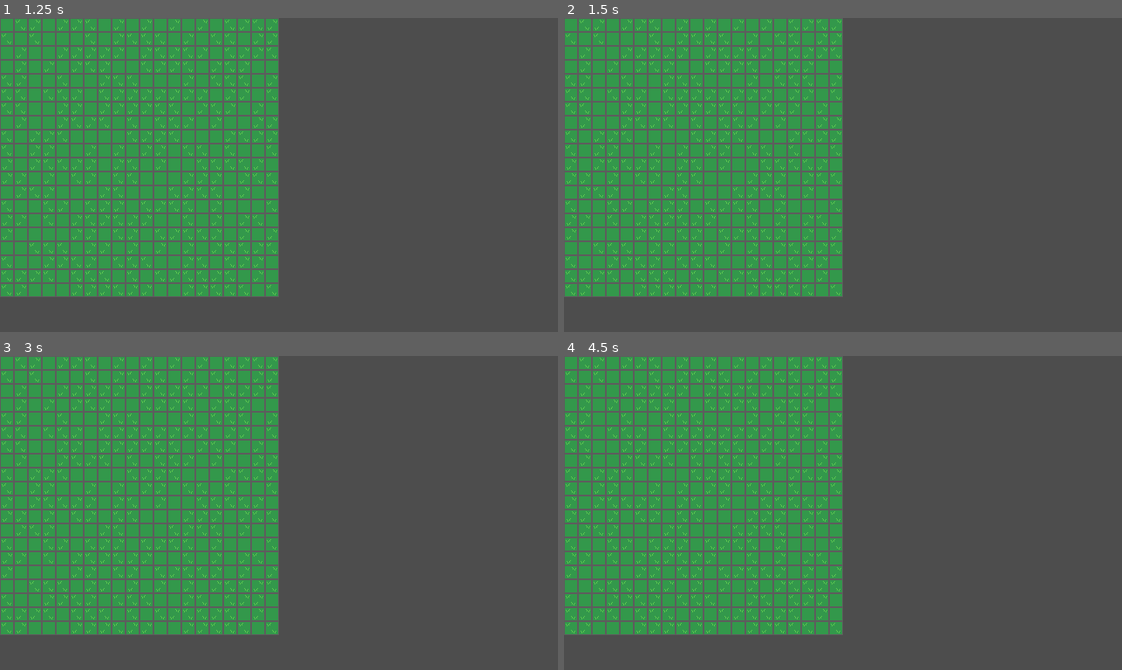
Above: before the commit, frames 1-4 (two rows, left to right).
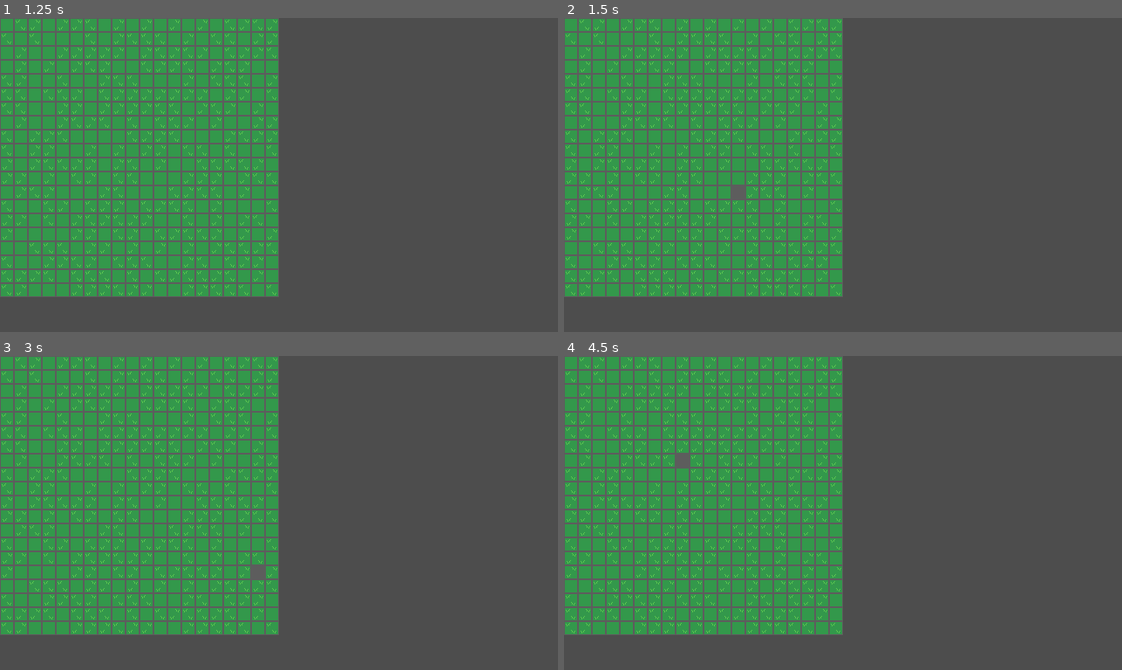
Above: after the commit, the same moments.

Repository: radek-stasta/ground-to-tower
Game: Godot game, scene res://Scenes/main.tscn
The game is run twice, just before and just after one commit, with the same random seed, the same clock (stepped at 60 frames per second) and the same inputs.
Inputs (mouse positions are in pixels of both pictures, inside the frame that each line leads up to):
- Up to frame 1 (1.25 s): tap Enter at 0.5 s; move the mouse to (401, 159) at 0.52 s
- Up to frame 2 (1.5 s): tap Space at 1.25 s; move the mouse to (731, 190) at 1.27 s
- Up to frame 3 (3 s): tap Enter at 2 s; move the mouse to (334, 443) at 2.02 s; tap Space at 2.75 s; move the mouse to (251, 575) at 2.77 s
- Up to frame 4 (4.5 s): tap Enter at 3.5 s; move the mouse to (1010, 560) at 3.52 s; tap Space at 4.25 s; move the mouse to (675, 465) at 4.27 s

Frame 1 is identical in both runs. In frame 2, less than 0.1% of the frame differs, in the area x 30-33%, y 53-58%; in frame 3, less than 0.1%; in frame 4, less than 0.1%.

Commit message:
Added Tile focus logic

Diff:
--- a/Scenes/focus_manager.tscn
+++ /dev/null
@@ -1,6 +0,0 @@
-[gd_scene load_steps=2 format=3 uid="uid://cwavraflhyyhg"]
-
-[ext_resource type="Script" uid="uid://114vgbed367k" path="res://Scripts/focus_manager.gd" id="1_bvf84"]
-
-[node name="FocusManager" type="TileMapLayer"]
-script = ExtResource("1_bvf84")
--- a/Scenes/ground.tscn
+++ b/Scenes/ground.tscn
@@ -1,13 +1,14 @@
-[gd_scene load_steps=15 format=3 uid="uid://nyajxi8b00yw"]
+[gd_scene load_steps=16 format=3 uid="uid://nyajxi8b00yw"]
 
 [ext_resource type="Script" uid="uid://cl1go2dagsxwo" path="res://Scripts/ground.gd" id="1_688p1"]
 [ext_resource type="Texture2D" uid="uid://d3blejbud75re" path="res://Graphics/TileMaps/Grass.png" id="2_02qk3"]
-[ext_resource type="PackedScene" uid="uid://o3tfpuo8dqvs" path="res://Scenes/tile_manager.tscn" id="2_oltiy"]
 [ext_resource type="Script" uid="uid://duvn1wqjoya0j" path="res://Scripts/tile_map_layer_grass.gd" id="3_s6h8e"]
 [ext_resource type="Script" uid="uid://kkll4jgw3j3a" path="res://Scripts/tile_map_layer_grid.gd" id="4_kv0ry"]
 [ext_resource type="Texture2D" uid="uid://diu6inibw0pkt" path="res://Graphics/TileMaps/Grid.png" id="4_ribny"]
 [ext_resource type="Texture2D" uid="uid://c7kcnlyfi5wud" path="res://Graphics/TileMaps/TileHighlights.png" id="6_jjp1w"]
 [ext_resource type="Script" uid="uid://bu6q8r0ibatu8" path="res://Scripts/tile_map_layer_highlights.gd" id="6_rjkga"]
+[ext_resource type="Script" uid="uid://114vgbed367k" path="res://Scripts/focus_manager.gd" id="8_7iiau"]
+[ext_resource type="Script" uid="uid://c615kuw5v10kl" path="res://Scripts/tile_manager.gd" id="8_jjp1w"]
 
 [sub_resource type="TileSetAtlasSource" id="TileSetAtlasSource_s6h8e"]
 texture = ExtResource("2_02qk3")
@@ -51,4 +52,8 @@
 tile_set = SubResource("TileSet_gxb06")
 script = ExtResource("6_rjkga")
 
-[node name="TileManager" parent="." instance=ExtResource("2_oltiy")]
+[node name="FocusManager" type="Node2D" parent="TileMapLayerHighlights"]
+script = ExtResource("8_7iiau")
+
+[node name="TileManager" type="Node" parent="."]
+script = ExtResource("8_jjp1w")
--- a/Scenes/tile_manager.tscn
+++ /dev/null
@@ -1,10 +0,0 @@
-[gd_scene load_steps=3 format=3 uid="uid://o3tfpuo8dqvs"]
-
-[ext_resource type="Script" uid="uid://c615kuw5v10kl" path="res://Scripts/tile_manager.gd" id="1_lb2j6"]
-[ext_resource type="Script" uid="uid://dg3krnmil2op0" path="res://Scripts/tile.gd" id="2_ycf3h"]
-
-[node name="TileManager" type="Node"]
-script = ExtResource("1_lb2j6")
-
-[node name="Tile" type="Node" parent="."]
-script = ExtResource("2_ycf3h")
--- /dev/null
+++ b/Scripts/focus_manager.gd
@@ -0,0 +1,23 @@
+## Class maintains currently focused [Tile] under cursor and signals its changes.
+extends Node2D
+class_name FocusManager
+
+## [TileManager] for getting [Tile] object based on mouse position.
+@onready var tile_manager: TileManager = $"../../TileManager"
+
+## [TileMapLayerHighlights](parent) for [TileMapLayer] functions.
+@onready var tile_map_layer_highlights: TileMapLayerHighlights = $".."
+
+## Currently focused [Tile] under mouse cursor (or null if no [Tile] is focused).
+var focused_tile: Tile = null;
+
+## Resolves what [Tile] under mouse cursor is currently selected.[br]
+## Emits [signal _GroundEventBus.focus_changed] when [Tile] under mouse cursor changes.
+func _process(delta: float) -> void:
+	var tile_under_cursor_position: Vector2i = tile_map_layer_highlights.local_to_map(get_local_mouse_position())
+	var tile_under_cursor: Tile = tile_manager.get_tile(tile_under_cursor_position.y, tile_under_cursor_position.x)
+
+	if tile_under_cursor != null && (focused_tile == null or focused_tile != tile_under_cursor):
+		GroundEventBus.focus_changed.emit(tile_under_cursor, focused_tile)
+		focused_tile = tile_under_cursor
+		focused_tile.highlight_state = Tile.HighlightState.FOCUSED
--- a/Scripts/ground_event_bus.gd
+++ b/Scripts/ground_event_bus.gd
@@ -17,6 +17,15 @@
 ## [b][u]Emiters:[/u][/b][br]
 ## [TileManager]: When ground grid has been generated.[br][br]
 ## [b][u]Subscribers:[/u][/b][br]
-## [TileMapLayerGrass]: Updates graphics of newly generated grid[br]
-## [TileMapLayerGrid]: Updates graphics of newly generated grid
+## [TileMapLayerGrass]: Updates graphics of newly generated grid.[br]
+## [TileMapLayerGrid]: Updates graphics of newly generated grid.
 signal tile_grid_generated(rows: int, columns: int)
+
+## Emitted when focused [Tile] under mouse cursor changes
+## [param new_focused_tile] Newly focused [Tile].[br]
+## [param previous_focused_tile] Previously focused [tile](for focus removal).[br][br]
+## [b][u]Emiters:[/u][/b][br]
+## [FocusManager]: When focused [Tile] under mouse cursor changes.[br][br]
+## [b][u]Subscribers:[/u][/b][br]
+## [TileMapLayerHighlights]: Updates graphics of newly and previously focused [Tile][br]
+signal focus_changed(new_focused_tile: Tile, previous_focused_tile: Tile)
--- a/Scripts/tile.gd
+++ b/Scripts/tile.gd
@@ -1,12 +1,29 @@
 ## Represents a tile in the grid.
 extends Node
 class_name Tile
+
+## Enum containing possible states of highlights. Corresponds to graphics position in [TileMapLayerHighlight] TileSet.[br][br]
+## [member HighlightType.NONE] No highlight, no TileSet graphic.[br]
+## [member HighlightType.FOCUSED] Currently focused tile under mouse cursor.[br]
+## [member HighlightType.SELECTED] Selected tile.[br]
+## [member HighlightType.ADDED] Tile will be added to selection.[br]
+## [member HighlightType.REMOVED] Tile will be removed from selection.
+enum HighlightState {
+	NONE = -1,
+	FOCUSED = 0,
+	SELECTED = 1,
+	ADDED = 2,
+	REMOVED = 3
+}
 
 ## Row index of the tile.
 var row: int = 0
 
 ## Column index of the tile.
 var column: int = 0
+
+## Current state of highlight of the tile
+var highlight_state: HighlightState = HighlightState.NONE
 
 ## Initializes the tile with the given row and column.[br]
 ## [param tile_row] Row index for initialization.[br]
--- a/Scripts/tile_manager.gd
+++ b/Scripts/tile_manager.gd
@@ -37,7 +37,7 @@
 ## Returns null if grid is not yet initialized, rows or columns are invalid (0) or requested Tile is out of bounds of grid.[br]
 ## [param row] Tile row position.[br]
 ## [param column] Tile column position.[br]
-func _get_tile(row: int, column: int) -> Tile:
+func get_tile(row: int, column: int) -> Tile:
 	if rows <= 0 or columns <= 0 or grid.is_empty():
 		push_warning("Grid is not yet initialized.")
 		return null
--- a/Scripts/tile_map_layer_highlights.gd
+++ b/Scripts/tile_map_layer_highlights.gd
@@ -2,14 +2,13 @@
 extends TileMapLayer
 class_name TileMapLayerHighlights
 
-## Enum containing possible types of highlights. Corresponds to graphics position in TileSet.[br][br]
-## [member HighlightType.FOCUSED] currently focused [Tile] under mouse cursor.[br]
-## [member HighlightType.SELECTED] selected [Tile].[br]
-## [member HighlightType.ADDING] [Tile] that will be added to selection.[br]
-## [member HighlightType.REMOVING] [Tile] that will be removed from selection.
-enum HighlightType {
-	FOCUSED = 0,
-	SELECTED = 1,
-	ADDING = 2,
-	REMOVING = 3
-}
+## Connects to the [signal _GroundEventBus.focus_changed] signal to update new and previous focused [Tile] graphics
+func _ready() -> void:
+	GroundEventBus.focus_changed.connect(_on_focus_changed)
+
+func _on_focus_changed(new_focused_tile: Tile, previous_focused_tile: Tile):
+	if previous_focused_tile != null:
+		erase_cell(Vector2i(previous_focused_tile.column, previous_focused_tile.row))
+
+	if new_focused_tile != null:
+		set_cell(Vector2i(new_focused_tile.column, new_focused_tile.row), 0, Vector2i(Tile.HighlightState.FOCUSED, 0))
Not shown, added: Scripts/focus_manager.gd.uid
